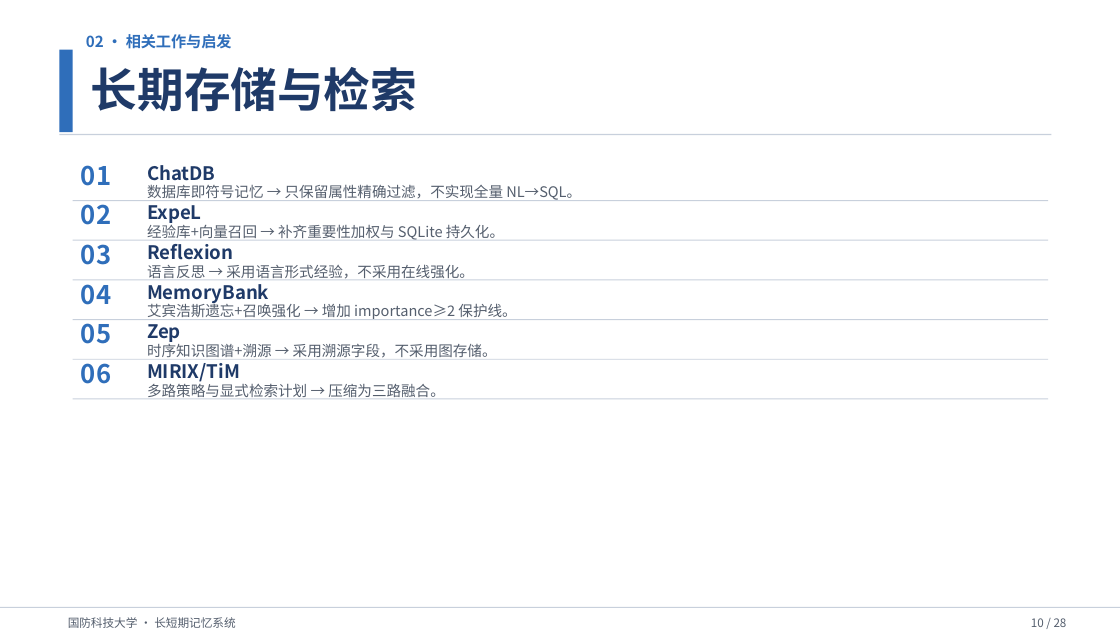
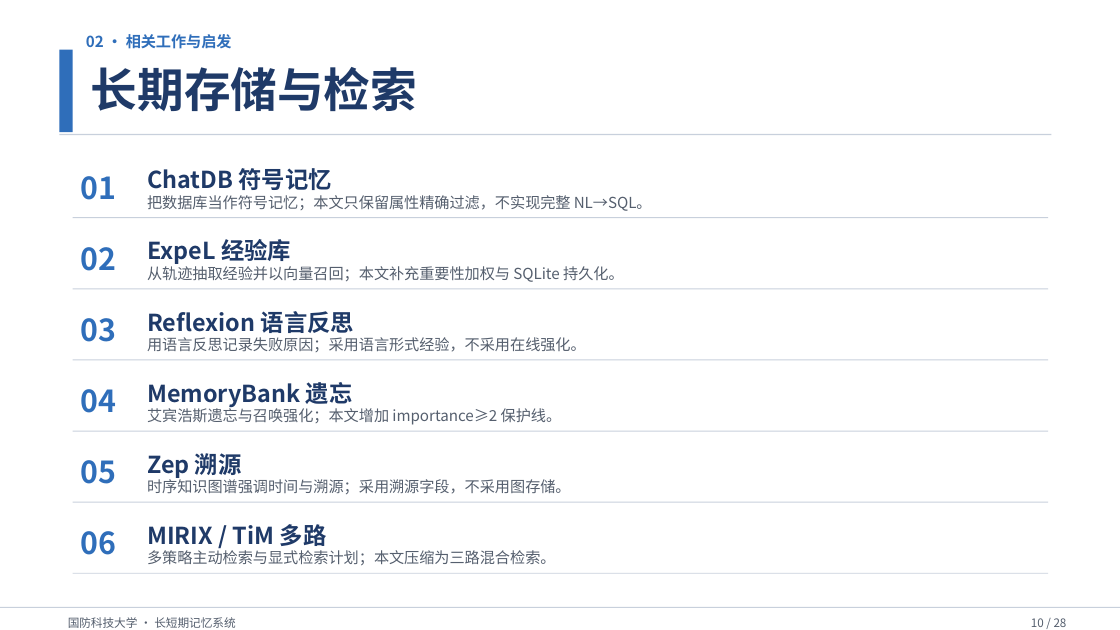
Before and after one commit to Outer-nebula-observer/yz-03, a slide deck: slide 10 of 汇报PPT/最终汇报成果.pptx. Drawn at 1120x630 pixels with LibreOffice and Linux fonts; fonts in the diff are those of the drawing. Boxes give left, top, right and bottom in pixels: in the first picture for what was removed or moved away, otherwise in the second. Text is boxed around its words. In the diff, an @@ line names an element or a change of style, - is before the commit and + after.

Commit message:
fix(ppt): 第10页长期存储与检索6点均匀铺满，模仿第9页vert_fill排版（仅改该页）

```diff
--- a/汇报PPT/最终汇报成果.pptx
+++ b/汇报PPT/最终汇报成果.pptx
@@ text "01": place and size @@
-text "01" at [81,165,111,186]
+text "01" at [81,176,117,200]
@@ text at [147,168,332,190]: text changed; size 16 to 20 pt @@
-ChatDB
+ChatDB 符号记忆
@@ text at [147,195,652,211]: text changed; size 12.5 to 13 pt @@
-数据库即符号记忆 → 只保留属性精确过滤，不实现全量 NL→SQL。
+把数据库当作符号记忆；本文只保留属性精确过滤，不实现完整 NL→SQL。
@@ text "02": place and size @@
-text "02" at [81,200,111,225]
+text "02" at [81,247,117,271]
@@ rectangle: place and size @@
-rectangle at [73,200,1048,201]
+rectangle at [73,217,1048,218]
@@ text at [147,239,291,264]: text changed; size 16 to 20 pt @@
-ExpeL
+ExpeL 经验库
@@ text at [147,266,624,282]: text changed; size 12.5 to 13 pt @@
-经验库+向量召回 → 补齐重要性加权与 SQLite 持久化。
+从轨迹抽取经验并以向量召回；本文补充重要性加权与 SQLite 持久化。
@@ rectangle: place and size @@
-rectangle at [73,239,1048,240]
+rectangle at [73,288,1048,289]
@@ text "03": place and size @@
-text "03" at [81,244,111,265]
+text "03" at [81,318,117,342]
@@ text at [147,311,354,333]: text changed; size 16 to 20 pt @@
-Reflexion
+Reflexion 语言反思
@@ rectangle: place and size @@
-rectangle at [73,280,1048,280]
+rectangle at [73,359,1048,360]
@@ text at [147,337,586,352]: text changed; size 12.5 to 13 pt @@
-语言反思 → 采用语言形式经验，不采用在线强化。
+用语言反思记录失败原因；采用语言形式经验，不采用在线强化。
@@ text "04": place and size @@
-text "04" at [81,284,111,305]
+text "04" at [81,389,117,413]
@@ text at [147,382,353,407]: text changed; size 16 to 20 pt @@
-MemoryBank
+MemoryBank 遗忘
@@ text at [147,406,562,425]: text changed; size 12.5 to 13 pt @@
-艾宾浩斯遗忘+召唤强化 → 增加 importance≥2 保护线。
+艾宾浩斯遗忘与召唤强化；本文增加 importance≥2 保护线。
@@ text "05": place and size @@
-text "05" at [81,319,111,344]
+text "05" at [81,460,117,484]
@@ rectangle: place and size @@
-rectangle at [73,319,1048,320]
+rectangle at [73,431,1048,432]
@@ text at [147,477,571,494]: text changed; size 12.5 to 13 pt @@
-时序知识图谱+溯源 → 采用溯源字段，不采用图存储。
+时序知识图谱强调时间与溯源；采用溯源字段，不采用图存储。
@@ text at [147,453,242,478]: text changed; size 16 to 20 pt @@
-Zep
+Zep 溯源
@@ rectangle: place and size @@
-rectangle at [73,359,1048,359]
+rectangle at [73,501,1048,502]
@@ size 22 to 26 pt in 6 elements at [81,176,117,200], [81,247,117,271], [81,318,117,342], [81,389,117,413], [81,460,117,484], [81,531,117,555] @@
@@ text "06": place and size @@
-text "06" at [81,363,111,384]
+text "06" at [81,531,117,555]
@@ text at [147,524,327,546]: text changed; size 16 to 20 pt @@
-MIRIX/TiM
+MIRIX / TiM 多路
@@ text at [147,548,555,565]: text changed; size 12.5 to 13 pt @@
-多路策略与显式检索计划 → 压缩为三路融合。
+多策略主动检索与显式检索计划；本文压缩为三路混合检索。
@@ rectangle: place and size @@
-rectangle at [73,398,1048,399]
+rectangle at [73,573,1048,573]
```
